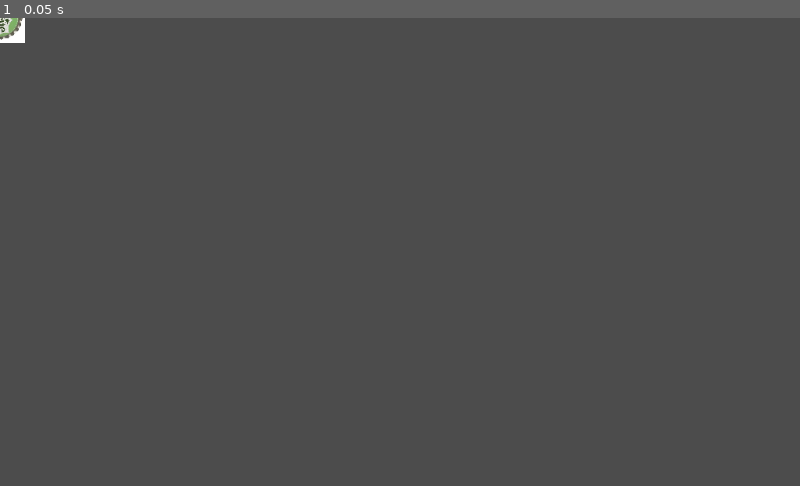
Above: before the commit, frame 1.
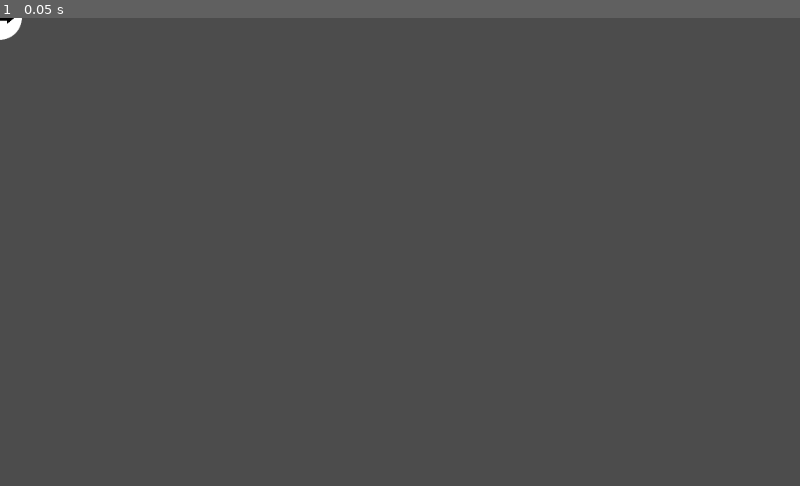
Above: after the commit, the same moment.

Repository: wendeljeske20/CapSoccer
Game: Godot game, scene res://Scenes/Button.tscn
Two runs of this game, one before a commit and one after it. Both use one fixed random seed, a clock stepped at 60 frames per second and the inputs below. This scene is started directly instead of the project's main scene.
Inputs:
- Up to frame 1 (0.05 s): no input

The runs differ from the first frame. In frame 1, 0.2% of the frame differs, in the area x 0-4%, y 0-6%.

Commit message:
Sprite and team color changed.

Diff:
--- a/Scenes/Button.tscn
+++ b/Scenes/Button.tscn
@@ -1,7 +1,7 @@
 [gd_scene load_steps=6 format=2]
 
 [ext_resource path="res://Scripts/Button.gd" type="Script" id=1]
-[ext_resource path="res://Sprites/sodacap.jpg" type="Texture" id=2]
+[ext_resource path="res://Sprites/circle.png" type="Texture" id=2]
 
 [sub_resource type="CircleShape2D" id=1]
 radius = 28.0627
@@ -14,6 +14,7 @@
 bg_color = Color( 0.772549, 0.772549, 0.772549, 1 )
 
 [node name="Button" type="RigidBody2D"]
+rotation = 1.5708
 gravity_scale = 0.0
 can_sleep = false
 linear_damp = 3.0
@@ -22,7 +23,7 @@
 
 [node name="Sprite" type="Sprite" parent="."]
 rotation = 1.5708
-scale = Vector2( 0.15, 0.15 )
+scale = Vector2( 0.22, 0.22 )
 texture = ExtResource( 2 )
 
 [node name="CollisionShape2D" type="CollisionShape2D" parent="."]
--- a/Scripts/Button.gd
+++ b/Scripts/Button.gd
@@ -9,9 +9,14 @@
 var shootForce = 0
 var shootIncrease = 10
 
+var paint = 0;
+
 onready var shootBar = get_node("ShootStrength")
+onready var sprite = get_node("Sprite")
 
 func _process(delta):
+	if paint == 1:
+		sprite.modulate = Color(1, 0, 0)
 	if (isShooting):
 		shootForce += shootIncrease * delta
 
--- a/Scripts/Player.gd
+++ b/Scripts/Player.gd
@@ -23,6 +23,8 @@
 func SpawnButtons():
 	for i in range(0, startPositions.size()):
 		var button = buttonPreload.instance()
+		if playerID == "1":
+			button.paint = 1
 		button.position = startPositions[i]
 		#button.rotation = -PI/2
 		get_node("").add_child(button)
Binary file added: Scenes/circle.png
Not shown, added: Scenes/circle.png.import
Binary file added: Sprites/circle.png
Not shown, added: Sprites/circle.png.import
Binary file added: Sprites/circle2.png
Not shown, added: Sprites/circle2.png.import
